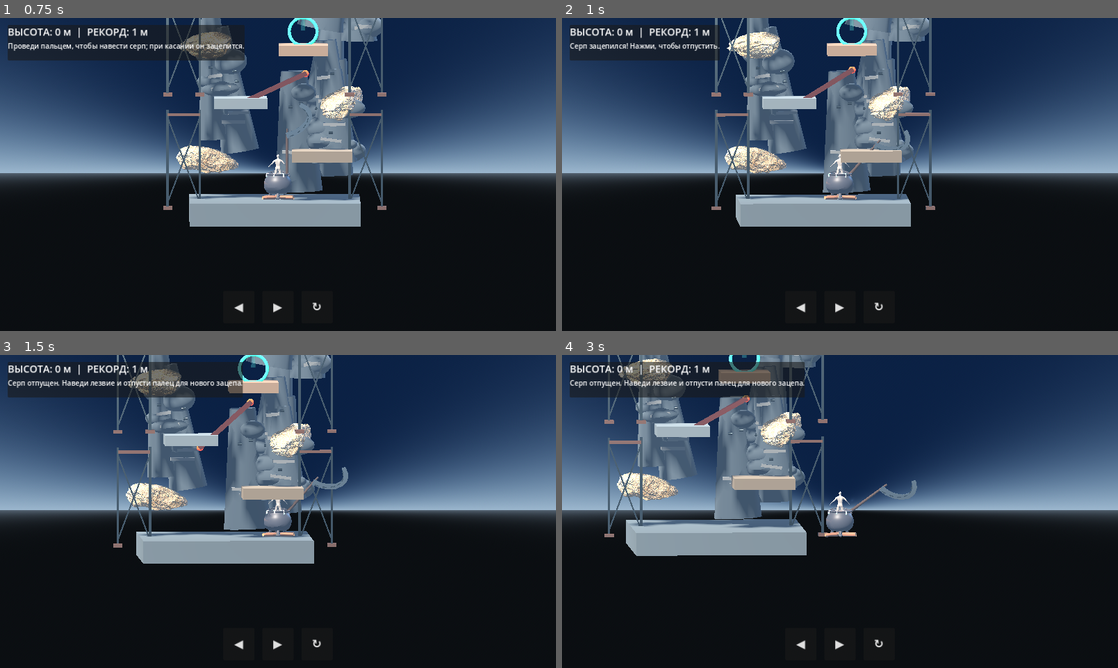
Above: before the commit, frames 1-4 (two rows, left to right).
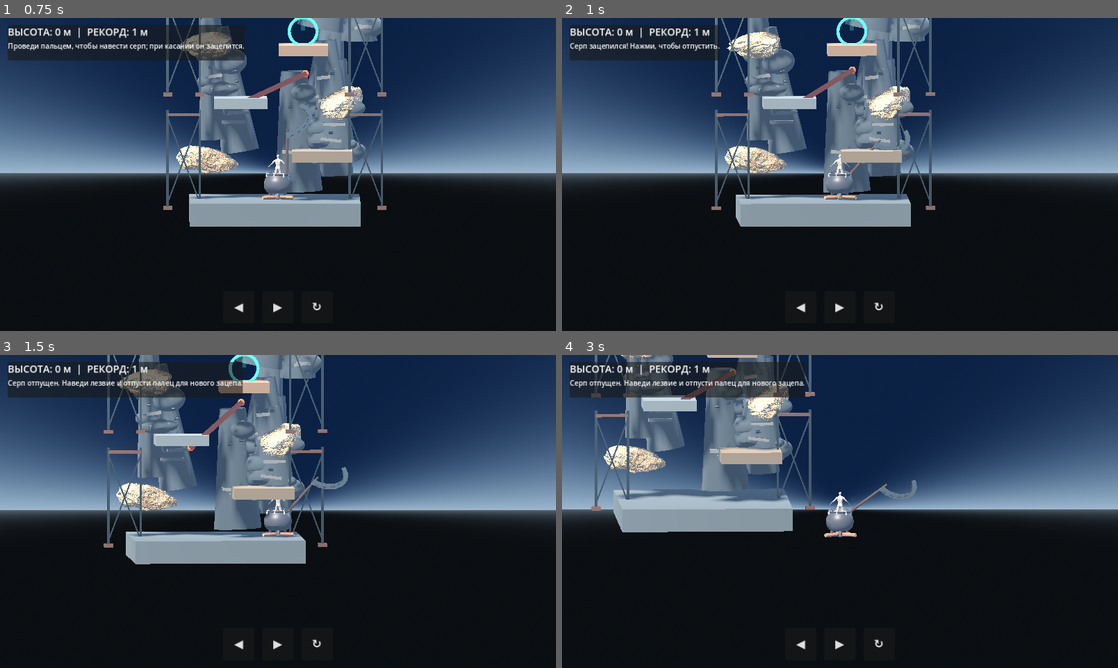
Above: after the commit, the same moments.

Repository: uchihabaha05-del/CLIMB-MASTER
Game: Godot game, scene res://scenes/main.tscn
The game is run twice, just before and just after one commit, with the same random seed, the same clock (stepped at 60 frames per second) and the same inputs.
Inputs (mouse positions are in pixels of both pictures, inside the frame that each line leads up to):
- Up to frame 1 (0.75 s): move the mouse to (400, 158) at 0.52 s; hold Right (ui_right) from 0.53 s (still down); click (400, 158) at 0.67 s
- Up to frame 2 (1 s): keep holding Right (ui_right)
- Up to frame 3 (1.5 s): release Right (ui_right) at 1.25 s; drag from (166, 527) to (250, 574) at 1.27 s
- Up to frame 4 (3 s): move the mouse to (895, 442) at 2.02 s; hold Right (ui_right) 2.03-2.75 s; drag from (812, 574) to (673, 464) at 2.77 s

Frame 1 is identical in both runs. In frame 2, 1.0% of the frame differs, in the area x 28-68%, y 0-67%; in frame 3, 9.7%; in frame 4, 17%, in the area x 0-100%, y 0-65%.

Commit message:
Improve scythe blade collision sampling

Diff:
--- a/scripts/player.gd
+++ b/scripts/player.gd
@@ -319,10 +319,15 @@
         Vector3(0.0, 1.15, 0.0),
         Vector3(0.0, 1.70, 0.0),
         Vector3(0.0, 2.15, 0.0),
+        Vector3(0.22, 2.18, 0.0),
         Vector3(0.38, 2.25, 0.0),
+        Vector3(0.56, 2.36, 0.0),
         Vector3(0.74, 2.48, 0.0),
+        Vector3(0.90, 2.61, 0.0),
         Vector3(1.03, 2.76, 0.0),
+        Vector3(1.12, 2.91, 0.0),
         Vector3(1.18, 3.08, 0.0),
+        Vector3(1.18, 3.22, 0.0),
         Vector3(1.16, 3.37, 0.0),
         Vector3(0.98, 3.58, 0.0),
         Vector3(0.72, 3.72, 0.0)
@@ -488,8 +493,16 @@
         return
     _update_hammer_pose()
 
+    # Check the entire current blade before falling back to a single ray.
+    var hit: Dictionary = {}
+    if not scythe_contact_valid:
+        var current_contact := _query_scythe_collision(aim_angle)
+        if not current_contact.is_empty():
+            scythe_contact_valid = true
+            scythe_contact_point = current_contact.get("position", hammer_head.global_position)
+            scythe_contact_point.z = PLAY_PLANE_Z
+            scythe_contact_collider = current_contact.get("collider")
     # If the blade touched a solid object while aiming, hook that exact contact.
-    var hit: Dictionary = {}
     if scythe_contact_valid:
         hit = {"position": scythe_contact_point, "collider": scythe_contact_collider}
     else:
